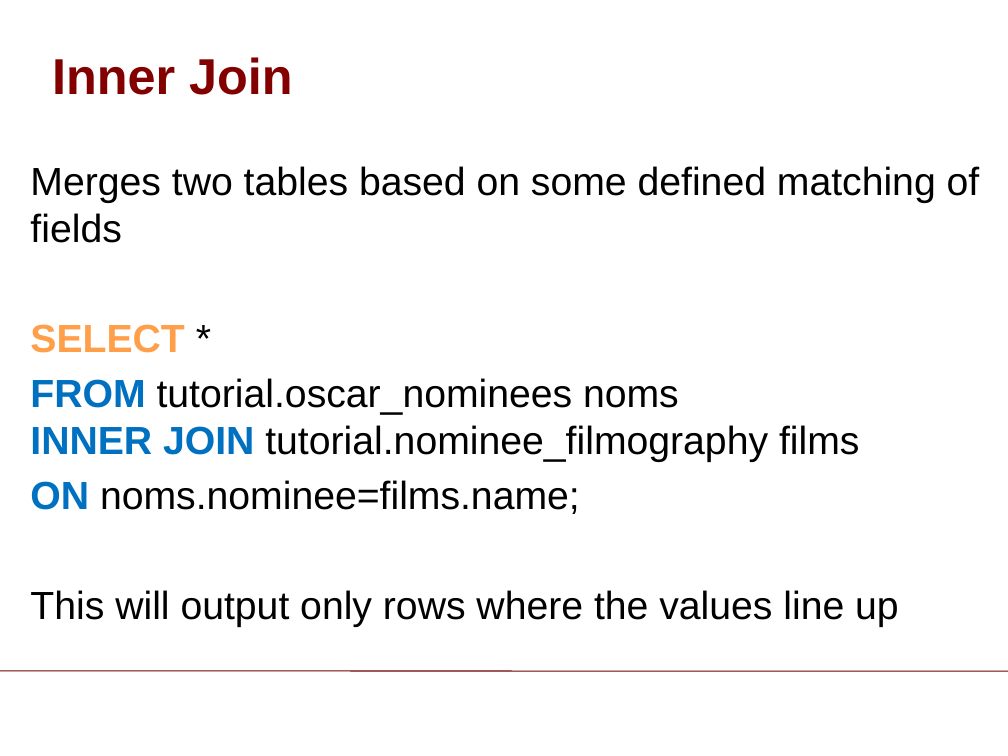
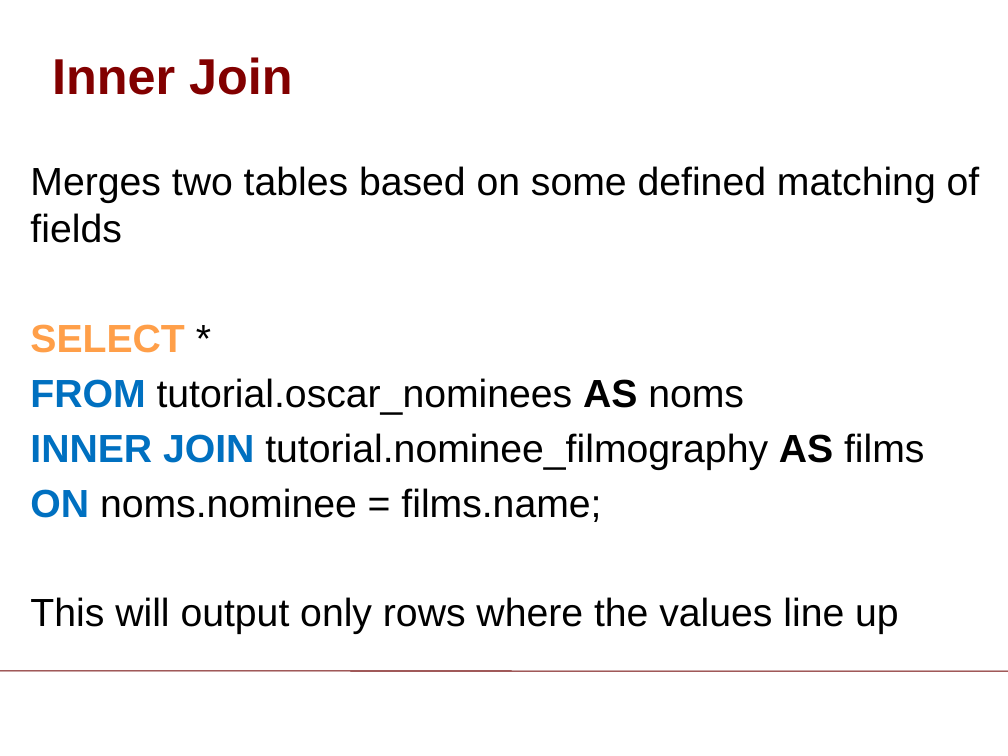
Before and after one commit to ChicagoBoothAnalytics/site, a slide deck: slide 22 of zzz MEDIA/Intermediate SQL.pptx. Drawn at 1008x756 pixels with LibreOffice and Linux fonts; fonts in the diff are those of the drawing; background and template pictures are left out. Boxes give left, top, right and bottom in pixels: in the first picture for what was removed or moved away, otherwise in the second. Text is boxed around its words. In the diff, an @@ line names an element or a change of style, - is before the commit and + after.

```diff
--- a/zzz MEDIA/Intermediate SQL.pptx
+++ b/zzz MEDIA/Intermediate SQL.pptx
@@ text at bbox=[30, 378, 924, 522]: text changed @@
-FROM tutorial.oscar_nominees noms INNER JOIN tutorial.nominee_filmography films
-ON noms.nominee=films.name;
+FROM tutorial.oscar_nominees AS noms
+INNER JOIN tutorial.nominee_filmography AS films
+ON noms.nominee = films.name;
```
Also in this commit, not shown: 17 other slides changed, 1 slide added, 1 other file.
